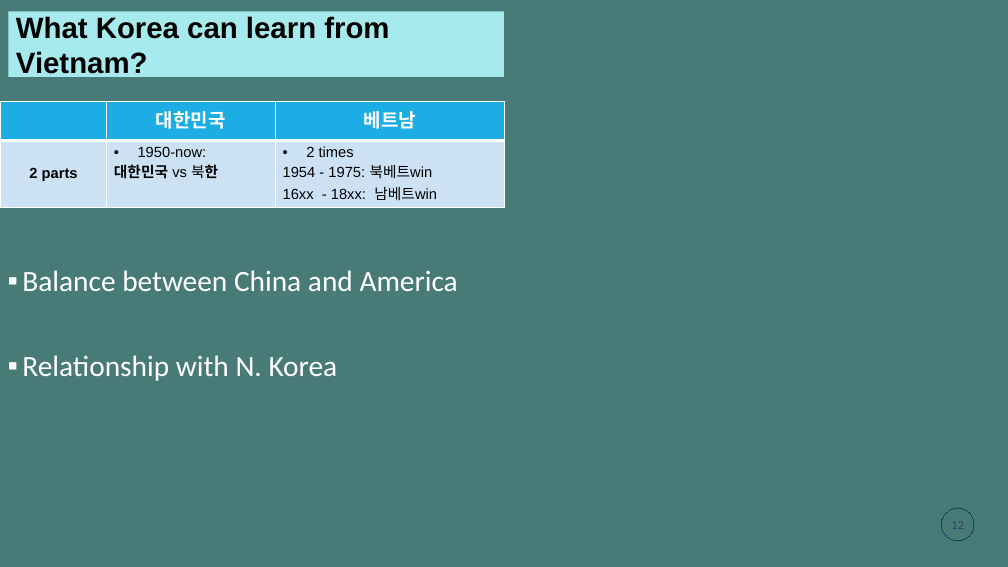
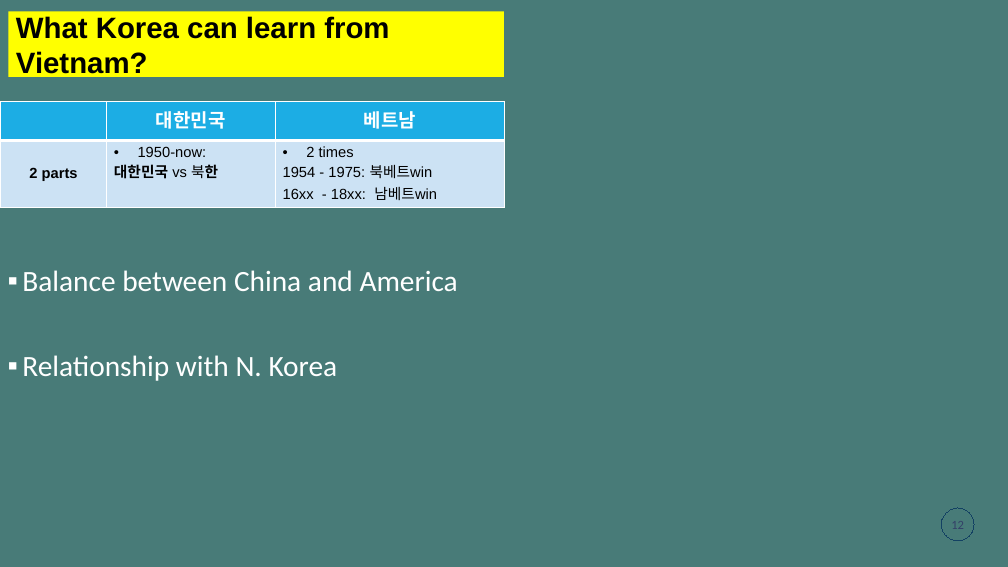
Before and after one commit to gemmanguen/Tetholidays, a slide deck: slide 12 of mducng_VN-KR.pptx. Drawn at 1008x567 pixels with LibreOffice and Linux fonts; fonts in the diff are those of the drawing. Boxes give left, top, right and bottom in pixels: in the first picture for what was removed or moved away, otherwise in the second. Text is boxed around its words. In the diff, an @@ line names an element or a change of style, - is before the commit and + after.

```diff
--- a/mducng_VN-KR.pptx
+++ b/mducng_VN-KR.pptx
@@ title "What Korea can learn from ..." at [8, 11, 504, 77]: fill #A6EAEE to #FFFF00 @@
```
Also in this commit, not shown: 7 other slides changed.
